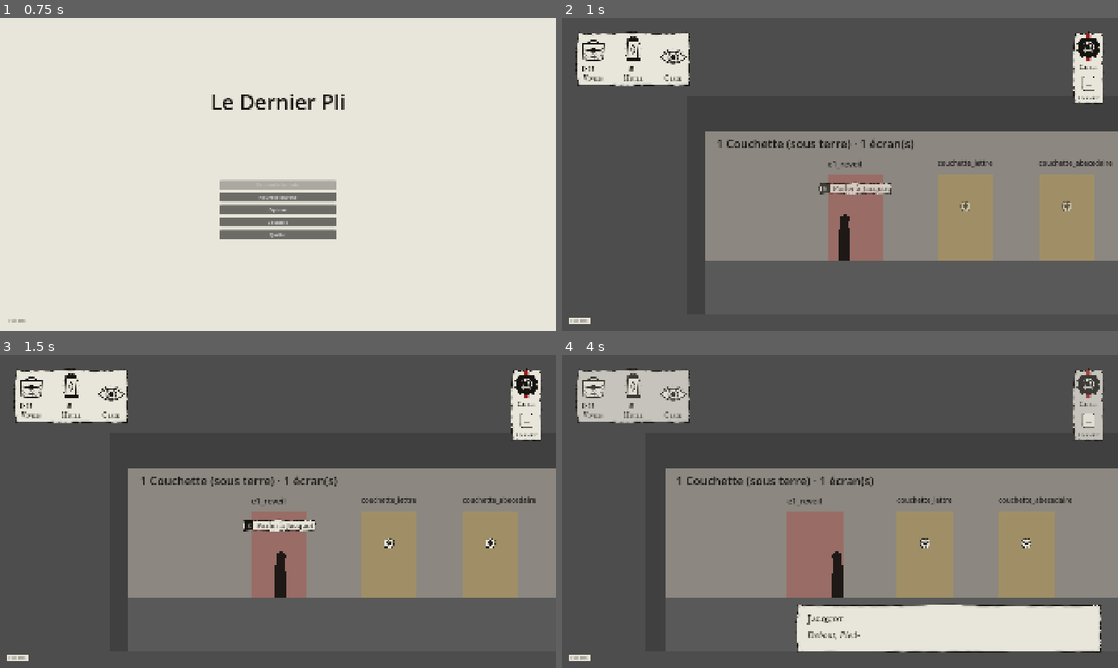
Above: before the commit, frames 1-4 (two rows, left to right).
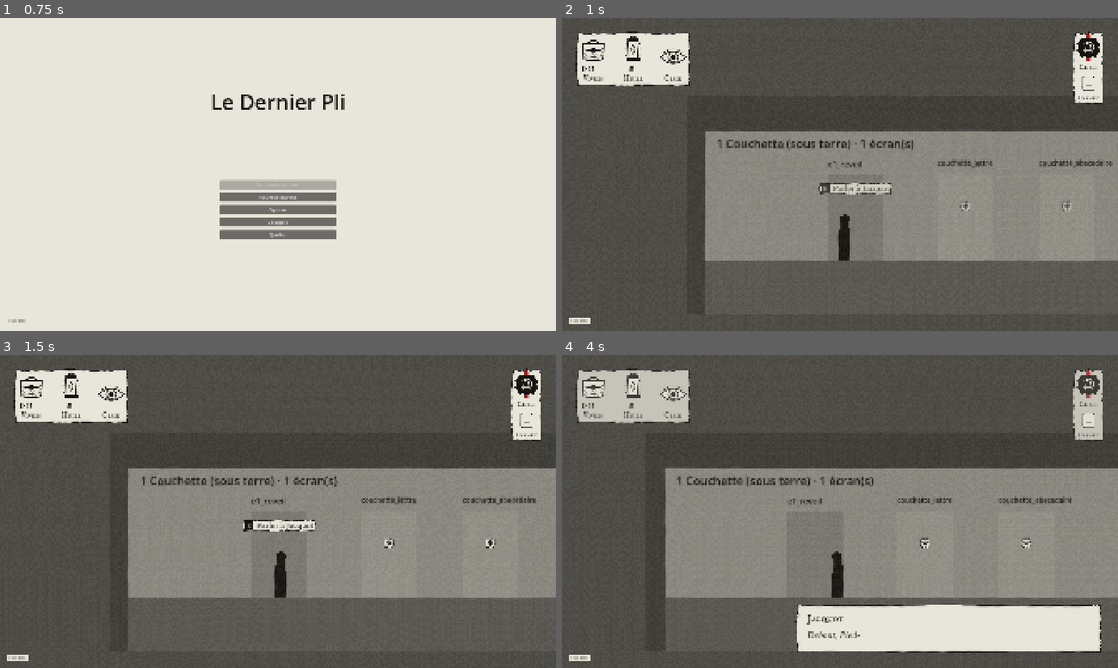
Above: after the commit, the same moments.

Repository: Mazklaus/le-dernier-pli
Game: Godot game, scene res://scenes/titre/titre.tscn
Two runs of this game, one before a commit and one after it. Both use one fixed random seed, a clock stepped at 60 frames per second and the inputs below.
Inputs (mouse positions are in pixels of both pictures, inside the frame that each line leads up to):
- Up to frame 1 (0.75 s): tap Enter (ui_accept) at 0.5 s; move the mouse to (400, 158) at 0.52 s; hold D (deplacer_droite) from 0.53 s (still down); tap 1 (choix_1) at 0.6 s; click (400, 158) at 0.67 s
- Up to frame 2 (1 s): keep holding D (deplacer_droite); tap Enter (ui_accept) at 0.77 s
- Up to frame 3 (1.5 s): release D (deplacer_droite) at 1.25 s; drag from (166, 527) to (283, 574) at 1.27 s
- Up to frame 4 (4 s): move the mouse to (895, 442) at 2.02 s; hold D (deplacer_droite) 2.03-2.75 s; tap 3 (choix_3) at 2.1 s; click (895, 442) at 2.17 s; drag from (812, 574) to (673, 464) at 2.77 s; move the mouse to (1006, 558) at 3.52 s; press the mouse at (1006, 558) at 3.53 s; hold A (deplacer_gauche) from 3.53 s (still down); tap Enter (ui_accept) at 3.77 s

Frame 1 is identical in both runs. In frame 2, 7.3% of the frame differs, in the area x 29-96%, y 39-78%; in frame 3, 7.3%; in frame 4, 7.9%, in the area x 21-89%, y 39-78%.

Commit message:
Branche l'écran gravure dans toutes les étapes
EtapeBase pose le calque EcranGravure (calque 10) avec le shader
ecran_gravure et applique le papier de l'étape. Le réglage
effets_attenues coupe le tremblement. L'interface (15) et les bulles (16)
passent au-dessus de l'effet.

Co-Authored-By: Claude Opus 5.5 <noreply@anthropic.com>
Claude-Session: https://claude.ai/code/session_011WbKxDKs4E66C3p7jDXuAA

Diff:
--- a/scenes/ui/bulle_dialogue/bulle_dialogue.gd
+++ b/scenes/ui/bulle_dialogue/bulle_dialogue.gd
@@ -43,7 +43,7 @@
 
 
 func _ready() -> void:
-	layer = 10
+	layer = 16
 	_rng.randomize()
 	if police_locuteur == null:
 		police_locuteur = StylePapier.police(StylePapier.POLICE_TITRE)
--- a/scenes/ui/interface_jeu/interface_jeu.tscn
+++ b/scenes/ui/interface_jeu/interface_jeu.tscn
@@ -5,7 +5,7 @@
 [ext_resource type="Script" path="res://scenes/ui/hud_jauges/hud_jauges.gd" id="3_hud"]
 
 [node name="InterfaceJeu" type="CanvasLayer"]
-layer = 5
+layer = 15
 script = ExtResource("1_script")
 
 [node name="HudJauges" type="Control" parent="."]
--- a/scripts/etapes/etape_base.gd
+++ b/scripts/etapes/etape_base.gd
@@ -6,9 +6,17 @@
 ## Voix de surface : si l'étape a un nœud « ReperesVoix » (Marker2D boyau_arriere, carrefour,
 ## periscope, pied_echelle), le gain des voix suit le messager tant qu'il est à la surface
 ## (y ≤ limite_surface_y), et revient plein sous terre. Mis à jour à chaque téléportation.
+## Écran gravure : un CanvasLayer (COUCHE_GRAVURE) porte le shader plein écran
+## shaders/ecran_gravure.gdshader (trait tremblé, papier de l'étape, grain, rouge préservé).
+## Tout ce qui doit échapper à l'effet (interface, bulles) va sur un calque supérieur.
 ## Une étape qui redéfinit _ready() doit appeler super().
 
 const NOEUD_REPERES_VOIX := "ReperesVoix"
+const NOEUD_GRAVURE := "EcranGravure"
+const COUCHE_GRAVURE := 10
+const SHADER_GRAVURE: Shader = preload("res://shaders/ecran_gravure.gdshader")
+## Amplitude du trait tremblé au repos (px à 1080p) ; 0 avec le réglage effets_attenues.
+const AMPLITUDE_REPOS := 1.5
 
 ## Ordonnée (globale) sous laquelle le messager est sous terre (lieux souterrains).
 @export var limite_surface_y: float = INF
@@ -35,6 +43,7 @@
 
 
 func _ready() -> void:
+	ajouter_gravure()
 	ajouter_interface()
 	brancher_suivi_voix()
 	brancher_musique_lieux()
@@ -141,6 +150,50 @@
 	maj_suivi_voix()
 
 
+## Pose l'écran gravure (une seule fois) et lui applique le papier de l'étape.
+func ajouter_gravure() -> ShaderMaterial:
+	var existant := materiau_gravure()
+	if existant != null:
+		return existant
+	var couche := CanvasLayer.new()
+	couche.name = NOEUD_GRAVURE
+	couche.layer = COUCHE_GRAVURE
+	var rect := ColorRect.new()
+	rect.name = "Rect"
+	rect.mouse_filter = Control.MOUSE_FILTER_IGNORE
+	rect.set_anchors_preset(Control.PRESET_FULL_RECT)
+	var materiau := ShaderMaterial.new()
+	materiau.shader = SHADER_GRAVURE
+	rect.material = materiau
+	couche.add_child(rect)
+	add_child(couche)
+	PapierEtapes.appliquer(materiau, numero_etape)
+	_appliquer_effets_attenues()
+	if not Reglages.reglage_change.is_connected(_sur_reglage_change):
+		Reglages.reglage_change.connect(_sur_reglage_change)
+	return materiau
+
+
+## Matériau de l'écran gravure, pour piloter amplitude_px ou rouge_efface (Lucidité).
+## null si l'écran n'est pas encore posé.
+func materiau_gravure() -> ShaderMaterial:
+	var rect := get_node_or_null(NOEUD_GRAVURE + "/Rect") as ColorRect
+	return rect.material as ShaderMaterial if rect != null else null
+
+
+func _appliquer_effets_attenues() -> void:
+	var materiau := materiau_gravure()
+	if materiau == null:
+		return
+	var attenues := bool(Reglages.valeur(&"effets_attenues"))
+	materiau.set_shader_parameter(&"amplitude_px", 0.0 if attenues else AMPLITUDE_REPOS)
+
+
+func _sur_reglage_change(cle: StringName, _valeur: Variant) -> void:
+	if cle == &"effets_attenues":
+		_appliquer_effets_attenues()
+
+
 ## Instancie InterfaceJeu et la branche sur le messager, sauf si l'étape en a déjà une.
 func ajouter_interface() -> InterfaceJeu:
 	for enfant in get_children():
--- /dev/null
+++ b/tests/unit/test_ecran_gravure.gd
@@ -0,0 +1,57 @@
+extends GutTest
+## Écran gravure posé par EtapeBase : calque sous l'interface, papier de l'étape,
+## tremblement coupé par le réglage effets_attenues.
+
+const ETAPE_3 := preload("res://scenes/etapes/etape_03/etape_03.tscn")
+
+var _etape: EtapeBase
+var _attenues: bool
+
+
+func before_each() -> void:
+	_attenues = bool(Reglages.valeur(&"effets_attenues"))
+	_etape = ETAPE_3.instantiate()
+	add_child_autofree(_etape)
+	await wait_process_frames(2)
+
+
+func after_each() -> void:
+	Reglages.changer(&"effets_attenues", _attenues)
+
+
+func test_ecran_pose_une_seule_fois_sur_son_calque() -> void:
+	var couche := _etape.get_node_or_null(EtapeBase.NOEUD_GRAVURE) as CanvasLayer
+	assert_not_null(couche)
+	assert_eq(couche.layer, EtapeBase.COUCHE_GRAVURE)
+	assert_eq(_etape.ajouter_gravure(), _etape.materiau_gravure())
+	var nb := 0
+	for enfant in _etape.get_children():
+		if enfant.name == EtapeBase.NOEUD_GRAVURE:
+			nb += 1
+	assert_eq(nb, 1)
+
+
+func test_rect_plein_ecran_sans_capter_la_souris() -> void:
+	var rect := _etape.get_node(EtapeBase.NOEUD_GRAVURE + "/Rect") as ColorRect
+	assert_eq(rect.mouse_filter, Control.MOUSE_FILTER_IGNORE)
+	assert_eq(rect.anchor_right, 1.0)
+	assert_eq(rect.anchor_bottom, 1.0)
+
+
+func test_papier_de_l_etape_3() -> void:
+	var m := _etape.materiau_gravure()
+	assert_eq(m.get_shader_parameter(&"couleur_papier"), Color("#E3D9BF"))
+
+
+func test_interface_au_dessus_de_l_ecran() -> void:
+	var interface := _etape.ajouter_interface()
+	assert_not_null(interface)
+	assert_gt(interface.layer, EtapeBase.COUCHE_GRAVURE)
+
+
+func test_effets_attenues_coupe_le_tremblement() -> void:
+	var m := _etape.materiau_gravure()
+	Reglages.changer(&"effets_attenues", true)
+	assert_eq(m.get_shader_parameter(&"amplitude_px"), 0.0)
+	Reglages.changer(&"effets_attenues", false)
+	assert_eq(m.get_shader_parameter(&"amplitude_px"), EtapeBase.AMPLITUDE_REPOS)
Not shown, added: tests/unit/test_ecran_gravure.gd.uid
